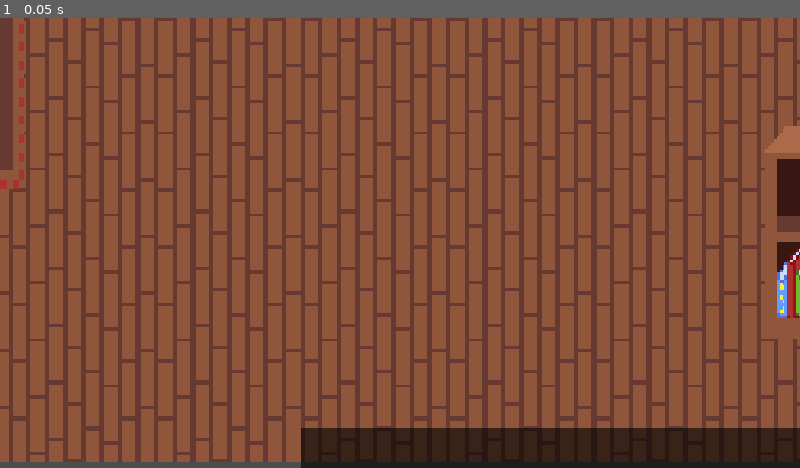
Above: before the commit, frame 1.
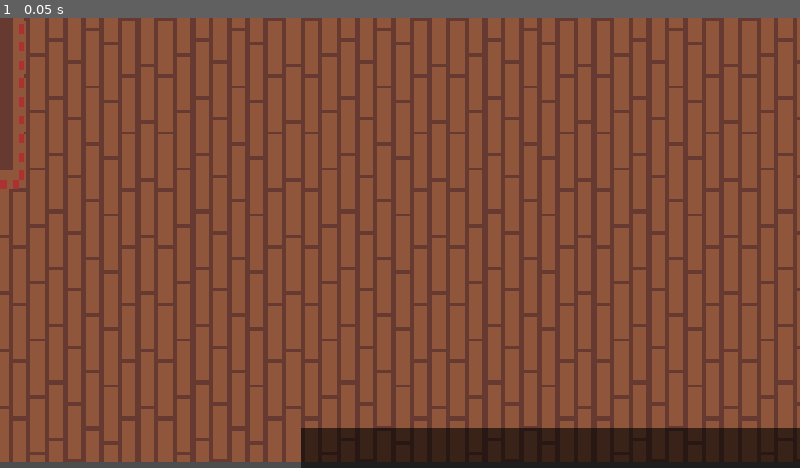
Above: after the commit, the same moment.

Repository: ygrecky/GameJam1
Game: Godot game, scene res://scenes/Levels/interieur_biliotheque.tscn
Same seed, same stepped clock (60 frames per second), same inputs: the game is played once before the commit and once after it. This scene is started directly instead of the project's main scene.
Inputs:
- Up to frame 1 (0.05 s): no input

The runs differ from the first frame. In frame 1, 1.4% of the frame differs, in the area x 95-100%, y 24-72%.

Commit message:
bibliothèque

Diff:
--- /dev/null
+++ b/biblio.tscn
@@ -0,0 +1,19 @@
+[gd_scene format=3 uid="uid://ssw3bonufco"]
+
+[ext_resource type="Script" uid="uid://dhyirlqrfey05" path="res://scripts/biblio.gd" id="1_1qbvp"]
+[ext_resource type="Texture2D" uid="uid://c88d07ibiq6r0" path="res://assets/décor/etagere.png" id="1_85vs6"]
+
+[sub_resource type="RectangleShape2D" id="RectangleShape2D_u081y"]
+size = Vector2(65, 46)
+
+[node name="Biblio" type="StaticBody2D" unique_id=1735855837]
+script = ExtResource("1_1qbvp")
+texte = Array[String](["test1", "test2"])
+
+[node name="Sprite2D" type="Sprite2D" parent="." unique_id=1537236937]
+texture = ExtResource("1_85vs6")
+
+[node name="CollisionShape2D" type="CollisionShape2D" parent="." unique_id=265888185]
+z_index = 1
+position = Vector2(-1, 8)
+shape = SubResource("RectangleShape2D_u081y")
--- a/scenes/Levels/Place village.tscn
+++ b/scenes/Levels/Place village.tscn
@@ -429,9 +429,10 @@
 position = Vector2(5358, -4608)
 
 [node name="pnj" parent="." unique_id=1620235926 instance=ExtResource("28_rqpt2")]
-position = Vector2(3099, 1520)
+position = Vector2(2989, 1513)
+scale = Vector2(3.22, 3.22)
 script = ExtResource("29_7skwn")
-text_box = null
+image_link = "res://assets/Personnages/panda.png"
 
 [editable path="Maison"]
 [editable path="Maison2"]
--- a/scenes/Levels/interieur_biliotheque.tscn
+++ b/scenes/Levels/interieur_biliotheque.tscn
@@ -1,13 +1,10 @@
 [gd_scene format=3 uid="uid://ssys62h3osa8"]
 
 [ext_resource type="PackedScene" uid="uid://dovg7m227or15" path="res://scenes/Decoration/parquet.tscn" id="1_lnvyp"]
-[ext_resource type="Texture2D" uid="uid://c88d07ibiq6r0" path="res://assets/décor/etagere.png" id="2_lnvyp"]
 [ext_resource type="PackedScene" uid="uid://cbrakomq1kfn3" path="res://scenes/tp_zone.tscn" id="3_6p2r5"]
 [ext_resource type="Texture2D" uid="uid://hf3qh4exiway" path="res://assets/décor/paillasson.png" id="4_cgeol"]
+[ext_resource type="PackedScene" uid="uid://ssw3bonufco" path="res://biblio.tscn" id="5_6p2r5"]
 [ext_resource type="PackedScene" uid="uid://r0h8ehst1iip" path="res://scenes/Decoration/mur.tscn" id="5_tisle"]
-
-[sub_resource type="RectangleShape2D" id="RectangleShape2D_u081y"]
-size = Vector2(83.838684, 71.713356)
 
 [node name="Maison forgeron" type="Node2D" unique_id=1607215442]
 position = Vector2(-2944, -307)
@@ -16,19 +13,6 @@
 z_index = -2
 position = Vector2(7043.9995, 107)
 scale = Vector2(1.695, 1.45)
-
-[node name="StaticBody2D" type="StaticBody2D" parent="." unique_id=1776865817]
-position = Vector2(826, 72)
-
-[node name="Sprite2D" type="Sprite2D" parent="StaticBody2D" unique_id=2122540993]
-position = Vector2(3001.9998, -141)
-scale = Vector2(3.875, 4.796875)
-texture = ExtResource("2_lnvyp")
-
-[node name="CollisionShape2D" type="CollisionShape2D" parent="StaticBody2D" unique_id=797289935]
-position = Vector2(3003, -151.99998)
-scale = Vector2(3.875, 4.796875)
-shape = SubResource("RectangleShape2D_u081y")
 
 [node name="TpZone" parent="." unique_id=1066630093 instance=ExtResource("3_6p2r5")]
 position = Vector2(2923.9998, 186)
@@ -41,32 +25,6 @@
 rotation = 1.5707964
 scale = Vector2(13.218752, 8.499999)
 texture = ExtResource("4_cgeol")
-
-[node name="StaticBody2D2" type="StaticBody2D" parent="." unique_id=540370314]
-position = Vector2(826, 72)
-
-[node name="Sprite2D" type="Sprite2D" parent="StaticBody2D2" unique_id=1904668309]
-position = Vector2(3755.9998, -53)
-scale = Vector2(3.875, 4.796875)
-texture = ExtResource("2_lnvyp")
-
-[node name="CollisionShape2D" type="CollisionShape2D" parent="StaticBody2D2" unique_id=328729092]
-position = Vector2(3756, -63.999985)
-scale = Vector2(3.875, 4.796875)
-shape = SubResource("RectangleShape2D_u081y")
-
-[node name="StaticBody2D3" type="StaticBody2D" parent="." unique_id=700561481]
-position = Vector2(826, 72)
-
-[node name="Sprite2D" type="Sprite2D" parent="StaticBody2D3" unique_id=1754007638]
-position = Vector2(3345, 544)
-scale = Vector2(3.875, 4.796875)
-texture = ExtResource("2_lnvyp")
-
-[node name="CollisionShape2D" type="CollisionShape2D" parent="StaticBody2D3" unique_id=454032028]
-position = Vector2(3344.9998, 548)
-scale = Vector2(3.875, 4.796875)
-shape = SubResource("RectangleShape2D_u081y")
 
 [node name="Mur" parent="." unique_id=1581529100 instance=ExtResource("5_tisle")]
 position = Vector2(3822, -277)
@@ -87,3 +45,23 @@
 [node name="Mur6" parent="." unique_id=655327515 instance=ExtResource("5_tisle")]
 position = Vector2(2527, 383)
 rotation = 1.5707964
+
+[node name="Biblio" parent="." unique_id=904807564 instance=ExtResource("5_6p2r5")]
+position = Vector2(3498.0002, -130)
+scale = Vector2(3.475, 3.475)
+texte = Array[String](["Utiliser un objet", "Lorsque vous débloquez un objet, appuyez sur la touche du pavé numérique associée pour l'utiliser"])
+
+[node name="Biblio2" parent="." unique_id=1735855837 instance=ExtResource("5_6p2r5")]
+position = Vector2(3759, -128)
+scale = Vector2(3.475, 3.475)
+texte = Array[String](["Soufflet", "Une technologie astucieuse utilisée pour propager du feu."])
+
+[node name="Biblio3" parent="." unique_id=784989000 instance=ExtResource("5_6p2r5")]
+position = Vector2(4060.0002, -128)
+scale = Vector2(3.475, 3.475)
+texte = Array[String](["Aimant", "Son utilité reste mystérieuse, on raconte que son champ magnétique est extrèmement puissant"])
+
+[node name="Biblio4" parent="." unique_id=1040922899 instance=ExtResource("5_6p2r5")]
+position = Vector2(4373.0005, -132)
+scale = Vector2(3.475, 3.475)
+texte = Array[String](["Grimoire d'invocation", "Un grimoire sur l'invocation de héros en cas d'urgence", "Une page est déchirée", "Le livre a pour étiquette \"Ne pas emprunter\""])
--- /dev/null
+++ b/scripts/biblio.gd
@@ -0,0 +1,19 @@
+extends StaticBody2D
+class_name  Biblio
+@export var texte: Array[String]
+var dialogue = []
+# Called when the node enters the scene tree for the first time.
+func _ready() -> void:
+	for elt in texte:
+		dialogue.append([elt])
+	pass # Replace with function body.
+
+func read():
+	var bdd = load("res://scenes/boite_texte.tscn").instantiate()
+	bdd.dialogue = dialogue
+	Global.game_controller.current_2d_scene.add_child.call_deferred(bdd)
+
+
+# Called every frame. 'delta' is the elapsed time since the previous frame.
+func _process(delta: float) -> void:
+	pass
--- a/scripts/player.gd
+++ b/scripts/player.gd
@@ -118,6 +118,10 @@
 			if(elt is Pnj and action_just_pressed):
 				isTalking = true
 				elt.talk_to()
+
+			if(elt is Biblio and action_just_pressed):
+				isTalking=true
+				elt.read()
 		for elt in collision_.get_overlapping_bodies():
 			if(elt!=self):
 				print(elt)
@@ -181,18 +185,21 @@
 
 func _on_short_action_zone_body_entered(body: Node2D) -> void:
 	if body is Pnj:
-
 		#$Node2D/interaction_label/Label.visible = true
 		interaction_label.visible = true
 		interaction_label.text = "Parler (Espace)"
 
+	if body is Biblio:
+		interaction_label.visible = true
+		interaction_label.text = "Lire (Espace)"
+
 
 
 
 
 
 func _on_short_action_zone_body_exited(body: Node2D) -> void:
-	if body is Pnj:
+	if body is Pnj or body is Biblio:
 
 		#$Node2D/interaction_label/Label.visible = false
 		interaction_label.visible = false
Not shown, added: scripts/biblio.gd.uid
